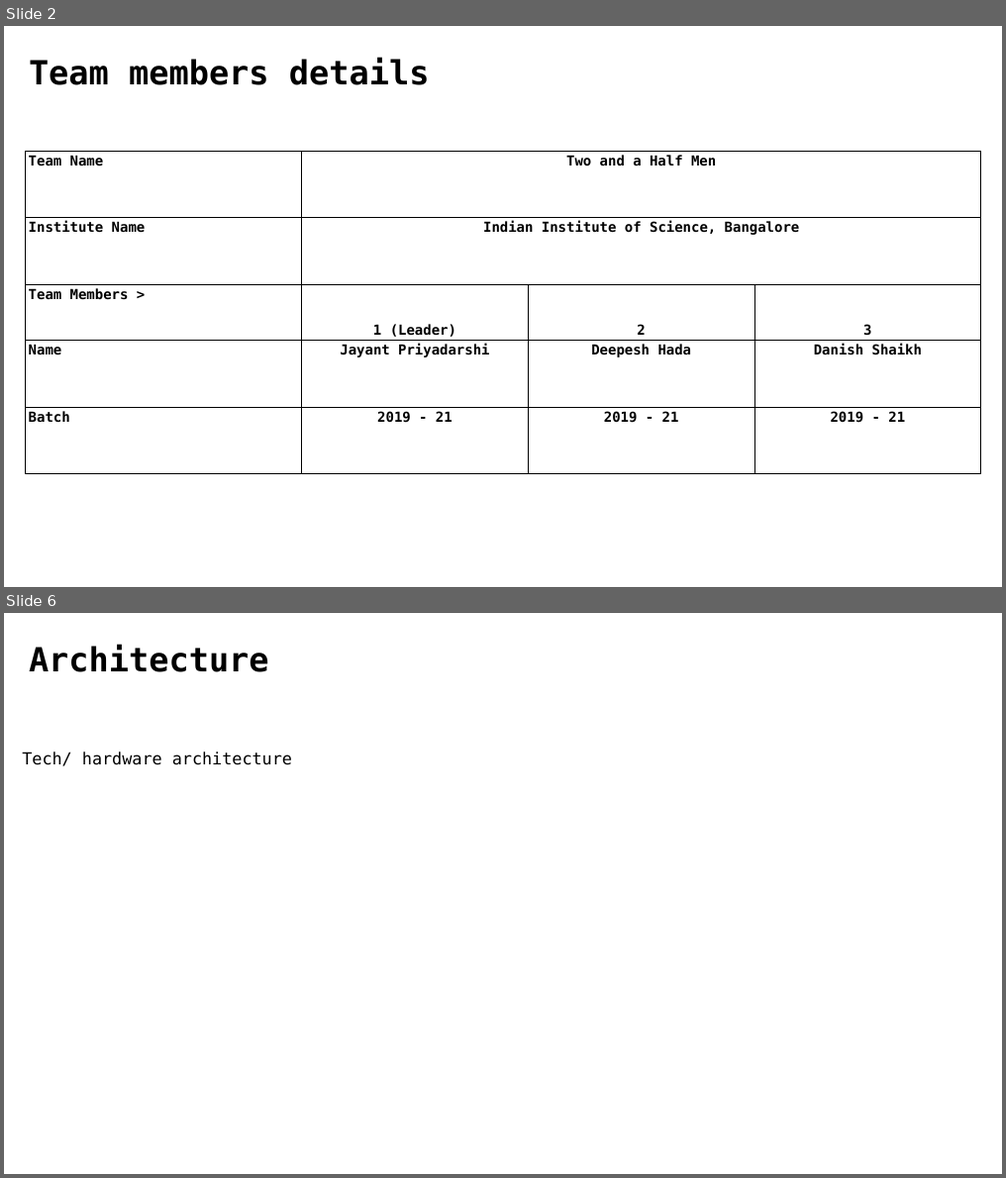
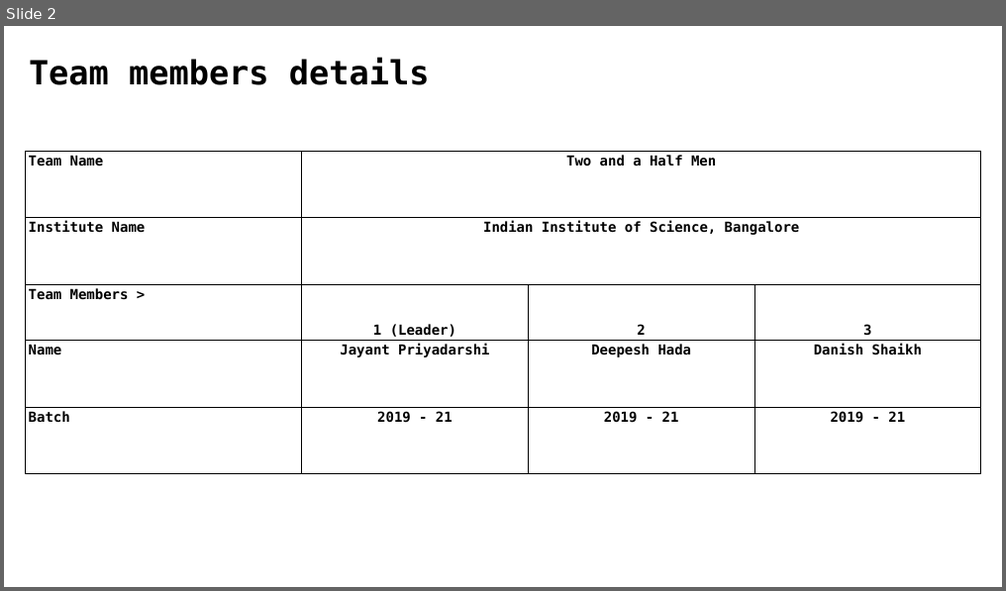
Before and after one commit to deepeshhada/flipkart-grid-table-extraction, a slide deck: Level 2/GRiD_ Electronic Invoicing using Image Processing_TwoAndAHalfMen_IISc.pptx. Shown one above the other, each under a label of ours: slides 2 and 6 before the commit, slide 2 after it; the slides between them are not shown. The pictures are 1006x1178 and 1006x591 pixels, drawn with LibreOffice and Linux fonts; fonts in the diff are those of the drawing; background and template pictures are left out. Boxes give left, top, right and bottom in pixels: in the first picture for what was removed or moved away, otherwise in the second. Text is boxed around its words. In the diff, an @@ line names an element or a change of style, - is before the commit and + after.

```diff
--- a/Level 2/GRiD_ Electronic Invoicing using Image Processing_TwoAndAHalfMen_IISc.pptx
+++ b/Level 2/GRiD_ Electronic Invoicing using Image Processing_TwoAndAHalfMen_IISc.pptx
@@ slide 6 removed at (4, 613, 1002, 1174), background picture (left out) @@
@@ text removed at (29, 644, 269, 672) @@
-Architecture
@@ text removed at (22, 752, 292, 766) @@
-Tech/ hardware architecture
```
Also in this commit, not shown: 5 slides changed, 5 slides added, 4 other slides removed, 3 other files.
